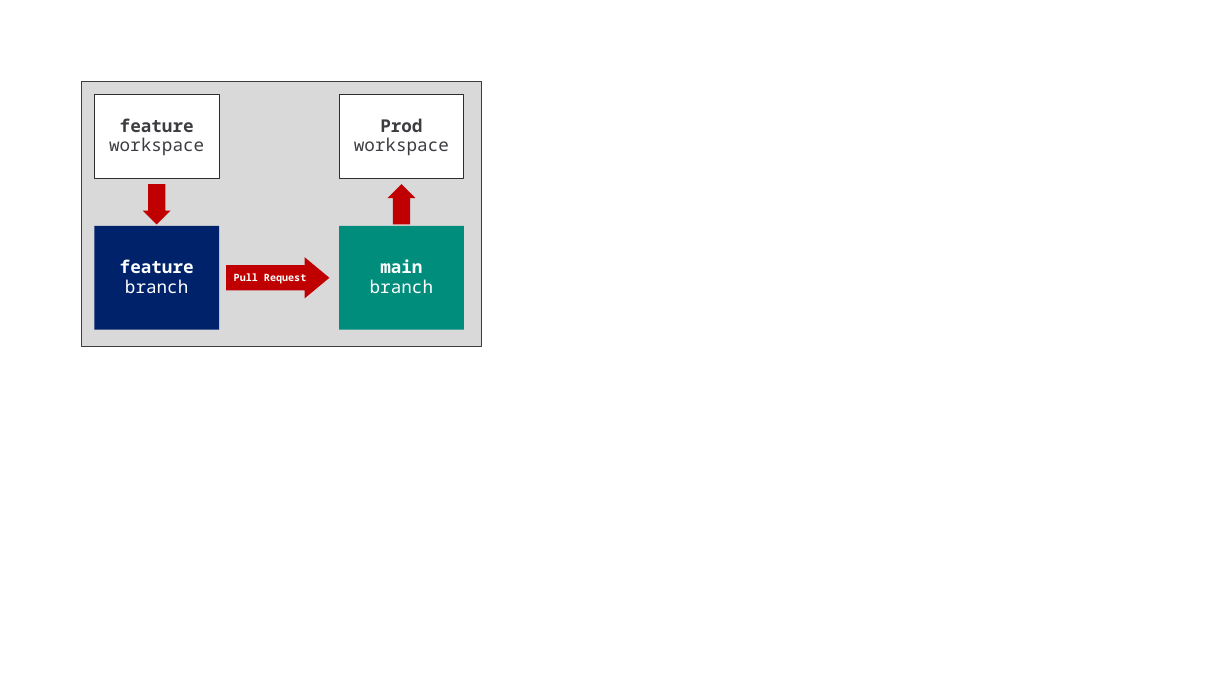
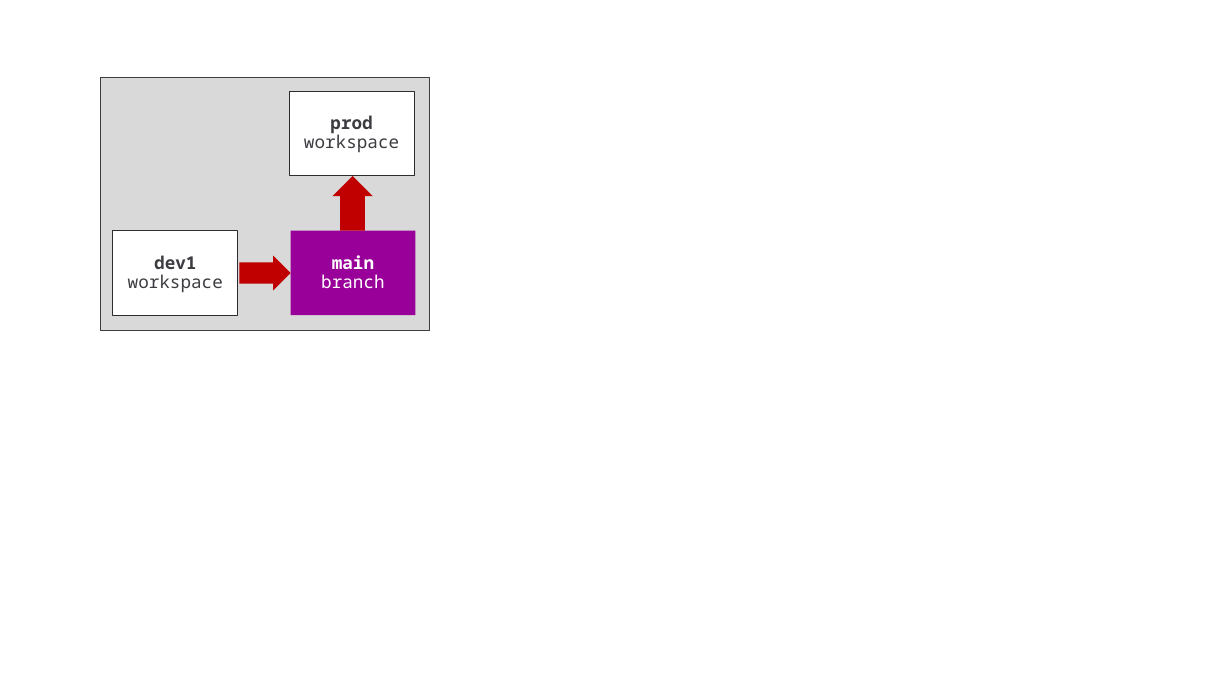
Before and after one commit to FabricDevCamp/fabric-cicd-whitepaper, a slide deck: slide 17 of Part 1 - Overview of Fabric CICD.pptx (slide 20 before the commit). Drawn at 1232x693 pixels with LibreOffice and Linux fonts; fonts in the diff are those of the drawing. Boxes give left, top, right and bottom in pixels: in the first picture for what was removed or moved away, otherwise in the second. Text is boxed around its words. In the diff, an @@ line names an element or a change of style, - is before the commit and + after.

```diff
--- a/Part 1 - Overview of Fabric CICD.pptx
+++ b/Part 1 - Overview of Fabric CICD.pptx
@@ rectangle: place and size @@
-rectangle at [82,82,481,347]
+rectangle at [101,78,429,331]
@@ rectangle removed at [94,94,219,178] @@
-feature
-workspace
@@ rectangle "prod": place and size @@
-rectangle "prod" at [339,94,464,178]
+rectangle "prod" at [289,91,414,176]
@@ text in rectangle at [330,115,372,135]: text changed @@
-Prod
+prod
@@ right arrow at [332,176,373,231]: mirrored; rotation 270 to 90 degrees @@
@@ rectangle removed at [94,226,219,330] @@
-feature
-branch
@@ rectangle added at [113,231,238,315], fill #FFFFFF, outline #2D2D31 0.75 pt, 14 pt, text #3C3C41 @@
+dev1
+workspace
@@ rectangle "main": place and size @@
-rectangle "main" at [339,226,464,330]
+rectangle "main" at [291,231,416,315]
@@ rectangle "main" at [291,231,416,315]: fill #008D7B to #990099 @@
@@ right arrow removed at [226,257,330,299] @@
-Pull Request
@@ right arrow at [239,255,290,290]: mirrored; rotation 90 to 0 degrees @@
```
Also in this commit, not shown: 7 other slides changed, 7 slides added, 4 slides removed, 1 other file.
